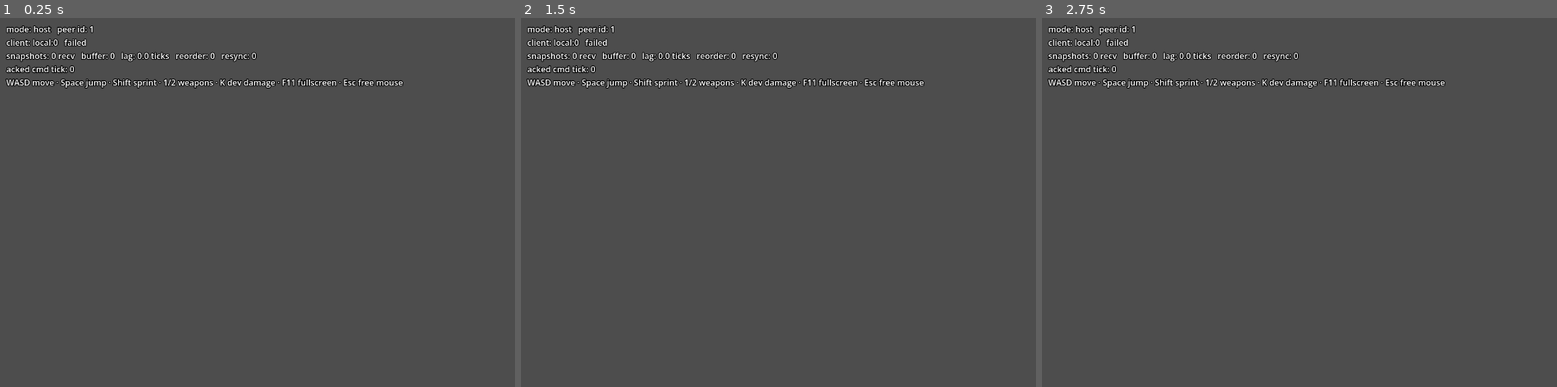
Above: before the commit, frames 1-3 (left to right).
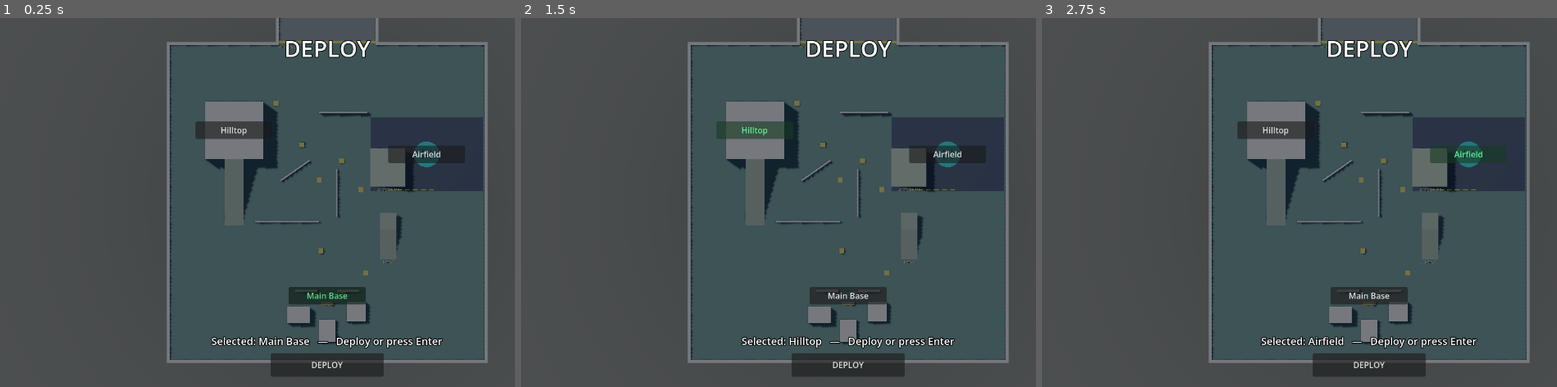
Above: after the commit, the same moments.

Repository: daveaholt/fps_concept_sandbox
Game: Godot game, scene res://levels/sandbox/sandbox.tscn
Two runs of this game, one before a commit and one after it. Both use one fixed random seed, a clock stepped at 60 frames per second and the inputs below.
Inputs (mouse positions are in pixels of both pictures, inside the frame that each line leads up to):
- Up to frame 1 (0.25 s): no input
- Up to frame 2 (1.5 s): click (850, 294) at 0.5 s, where only the run after the commit has a clickable "Main Base"; click (752, 128) at 1.25 s, where only the run after the commit has a clickable "Hilltop"
- Up to frame 3 (2.75 s): click (1469, 154) at 2 s, where only the run after the commit has a clickable "Airfield"

The runs differ from the first frame. In frame 1, 16% of the frame differs, in the area x 1-95%, y 0-98%; in frame 2, 16%; in frame 3, 16%.

Commit message:
M4: deploy map and death loop
The deploy screen is a client UI over request_spawn, per 07: a SubViewport
sharing the main World3D renders the live world through an orthographic camera
looking straight down, and spawn markers are projected onto it each frame with
unproject_position. The viewport idles while the map is closed and only renders
while it is open.

Spawning is now a validated request rather than something the server does on
its own. client_ready marks a peer as loaded and waiting; nothing spawns until
an explicit request arrives, which is what makes the "peer is dead or
undeployed" check meaningful instead of a formality. The server rejects and
logs a spawn while already deployed, an unknown spawn point, and a disabled
one. Soldiers spawn facing their marker's yaw.

Death no longer auto-respawns on a timer. The server releases the entity and
notifies the owning client, which opens the map in its KIA variant; the only
way back into the world is deploying. While alive M opens the same map as
recon with Deploy greyed out, and M or Esc returns with the mouse recaptured.

Bots auto-deploy half a second after the map opens. Without it every headless
test would sit on the deploy screen forever, since nothing clicks Deploy — and
that would have silently disabled the M2 and M3 gates rather than failing them.

The ortho view frames the 200x200 play area rather than the whole footprint.
11 suggested the size should follow the firing range, but including a 500 m
strip would shrink the play area to a sliver and make the spawn screen useless.

Verified: all three markers project onto their world points, the camera is
orthographic and looks straight down, spawn aim matches the marker yaw, and all
three illegal-request paths are rejected with logs. Over the network a bot
deploys, is killed, receives the KIA notification and redeploys, with the
server reporting "awaiting redeploy" rather than respawning by itself. M1, M3,
visibility and input suites all still pass with zero errors.

Diff:
--- a/autoload/game_client.gd
+++ b/autoload/game_client.gd
@@ -32,6 +32,8 @@
 var _log_countdown: float = 1.0
 var _uptime: float = 0.0
 var _peer_id: int = 0
+var deploy_map_open: bool = false
+var was_killed: bool = false
 var _pending_auth: Dictionary = {}
 var _pending_auth_tick: int = 0
 
@@ -80,9 +82,10 @@
 	if not is_active:
 		return
 	if GameServer.is_active:
-		GameServer.deploy(get_peer_id())
+		GameServer.client_ready_local(get_peer_id())
 	elif can_rpc():
 		GameServer.client_ready.rpc_id(1)
+	set_deploy_map(true)
 
 
 func _connect_to(address: String, port: int) -> void:
@@ -304,6 +307,9 @@
 	prediction.clear()
 	if my_entity != null and my_entity.has_method("possess"):
 		my_entity.possess()
+		was_killed = false
+		deploy_map_open = false
+		EventBus.deploy_map_toggled.emit(false)
 		if sampler != null:
 			sampler.capture_mouse()
 	elif sampler != null:
@@ -353,8 +359,60 @@
 
 
 func request_spawn(spawn_point: SpawnPoint) -> void:
-	push_warning("[client] request_spawn(%s) is a stub until M4"
-		% [spawn_point.display_name if spawn_point else "<null>"])
+	if spawn_point == null:
+		return
+	if GameServer.is_active:
+		GameServer.handle_spawn_request(get_peer_id(), spawn_point)
+	elif can_rpc():
+		GameServer.request_spawn_rpc.rpc_id(1, spawn_point.display_name)
+
+
+func request_forged_spawn(spawn_point: SpawnPoint) -> void:
+	if spawn_point == null:
+		return
+	print("[client] sending a deliberately illegal spawn request while alive")
+	if GameServer.is_active:
+		GameServer.handle_spawn_request(get_peer_id(), spawn_point)
+	elif can_rpc():
+		GameServer.request_spawn_rpc.rpc_id(1, spawn_point.display_name)
+
+
+func is_alive() -> bool:
+	return my_entity != null and is_instance_valid(my_entity)
+
+
+@rpc("authority", "call_remote", "reliable")
+func on_killed() -> void:
+	was_killed = true
+	set_my_entity(null)
+	set_deploy_map(true)
+
+
+func set_deploy_map(open: bool) -> void:
+	if open == deploy_map_open:
+		return
+	if not open and not is_alive():
+		return
+	deploy_map_open = open
+	if sampler != null:
+		if open:
+			sampler.release_mouse()
+		else:
+			sampler.capture_mouse()
+	EventBus.deploy_map_toggled.emit(open)
+	if open and NetCli.is_bot():
+		_auto_deploy()
+
+
+func _auto_deploy() -> void:
+	await get_tree().create_timer(0.5).timeout
+	if is_alive() or not is_active:
+		return
+	var points := get_tree().get_nodes_in_group("spawn_points")
+	for point in points:
+		if point is SpawnPoint and point.enabled:
+			request_spawn(point)
+			return
 
 
 func request_enter(vehicle: Node) -> void:
@@ -367,4 +425,4 @@
 
 
 func request_deploy_map(open: bool) -> void:
-	push_warning("[client] request_deploy_map(%s) is a stub until M4" % open)
+	set_deploy_map(open)
--- a/autoload/game_server.gd
+++ b/autoload/game_server.gd
@@ -130,18 +130,51 @@
 
 @rpc("any_peer", "call_remote", "reliable")
 func client_ready() -> void:
-	if not is_active:
-		return
-	deploy(multiplayer.get_remote_sender_id())
-
-
-func deploy(peer_id: int) -> Node:
+	if is_active:
+		client_ready_local(multiplayer.get_remote_sender_id())
+
+
+func client_ready_local(peer_id: int) -> void:
+	print("[server] peer %d is ready and awaiting deployment" % peer_id)
+
+
+func find_spawn_point(display_name: String) -> SpawnPoint:
+	for node in get_tree().get_nodes_in_group("spawn_points"):
+		if node is SpawnPoint and node.display_name == display_name:
+			return node
+	return null
+
+
+@rpc("any_peer", "call_remote", "reliable")
+func request_spawn_rpc(spawn_name: String) -> void:
+	if not is_active:
+		return
+	handle_spawn_request(multiplayer.get_remote_sender_id(), find_spawn_point(spawn_name))
+
+
+func handle_spawn_request(peer: int, spawn_point: SpawnPoint) -> void:
+	if not is_active:
+		return
+	if _possession.has(peer):
+		push_warning("[server] REJECTED spawn from peer %d: already deployed" % peer)
+		return
+	if spawn_point == null:
+		push_warning("[server] REJECTED spawn from peer %d: unknown spawn point" % peer)
+		return
+	if not spawn_point.enabled:
+		push_warning("[server] REJECTED spawn from peer %d: spawn point '%s' is disabled"
+			% [peer, spawn_point.display_name])
+		return
+	deploy(peer, spawn_point)
+
+
+func deploy(peer_id: int, spawn_point: SpawnPoint = null) -> Node:
 	if not is_active or _spawn_root == null:
 		return null
 	if _possession.has(peer_id):
 		return _possession[peer_id]
 
-	var point := _default_spawn
+	var point := spawn_point if spawn_point != null else _default_spawn
 	if point == null:
 		push_error("[server] no spawn point available for peer %d" % peer_id)
 		return null
@@ -160,6 +193,7 @@
 	entity.position = origin
 	_spawn_root.add_child(entity, true)
 	entity.state.position = origin
+	entity.set_spawn_aim(-point.global_transform.basis.z)
 	entity.died.connect(entity_died)
 	entity.fired.connect(_on_entity_fired.bind(peer_id))
 	if ballistics != null:
@@ -281,24 +315,13 @@
 	if not is_active or entity == null:
 		return
 	var peer_id: int = entity.owner_peer
-	print("[server] %s died (peer %d)" % [entity.name, peer_id])
+	print("[server] %s died (peer %d) — awaiting redeploy" % [entity.name, peer_id])
 	_release_peer(peer_id)
 	possession_granted.emit(peer_id, null)
-	_respawn_after_delay(peer_id)
-
-
-func _respawn_after_delay(peer_id: int) -> void:
-	await get_tree().create_timer(RESPAWN_DELAY).timeout
-	if not is_active:
-		return
-	if peer_id != 1 and not multiplayer.get_peers().has(peer_id):
-		return
-	deploy(peer_id)
-
-
-func handle_spawn_request(peer: int, spawn_point: SpawnPoint) -> void:
-	push_warning("[server] handle_spawn_request(peer %d, %s) is a stub until M4"
-		% [peer, spawn_point.display_name if spawn_point else "<null>"])
+	if peer_id == 1:
+		GameClient.on_killed()
+	elif multiplayer.get_peers().has(peer_id):
+		GameClient.on_killed.rpc_id(peer_id)
 
 
 func handle_enter_request(peer: int, vehicle: Node) -> void:
--- a/entities/player/player.gd
+++ b/entities/player/player.gd
@@ -73,6 +73,18 @@
 	if _camera != null:
 		_camera.current = false
 	reset_physics_interpolation()
+
+
+func set_spawn_aim(direction: Vector3) -> void:
+	var flat := Vector3(direction.x, 0.0, direction.z)
+	if flat.length_squared() < 0.000001:
+		flat = Vector3.FORWARD
+	_aim = flat.normalized()
+	_last_command.aim = _aim
+
+
+func get_aim() -> Vector3:
+	return _aim
 
 
 func get_display_name() -> String:
--- a/levels/sandbox/sandbox.tscn
+++ b/levels/sandbox/sandbox.tscn
@@ -22,6 +22,8 @@
 [ext_resource type="PackedScene" path="res://ui/hud/hud.tscn" id="18_tx1dy"]
 [ext_resource type="Script" path="res://systems/ballistics/ballistics_manager.gd" id="19_ia0wb"]
 [ext_resource type="Script" path="res://ui/hud/hud.gd" id="19_p1wtp"]
+[ext_resource type="PackedScene" path="res://ui/deploy_map/deploy_map.tscn" id="22_q0vl7"]
+[ext_resource type="Script" path="res://ui/deploy_map/deploy_map.gd" id="23_2l4r6"]
 
 [sub_resource type="ProceduralSkyMaterial" id="ProceduralSkyMaterial_60cnp"]
 sky_top_color = Color(0.3, 0.46, 0.72, 1)
@@ -1499,6 +1501,13 @@
 mouse_filter = 2
 script = ExtResource("19_p1wtp")
 
+[node name="DeployMap" type="Control" parent="UI" unique_id=1453987663 instance=ExtResource("22_q0vl7")]
+layout_mode = 3
+anchors_preset = 15
+anchor_right = 1.0
+anchor_bottom = 1.0
+script = ExtResource("23_2l4r6")
+
 [node name="TestVehicle" type="Area3D" parent="." unique_id=1749422891 groups=["vehicle_entry"]]
 transform = Transform3D(1, 0, 0, 0, 1, 0, 0, 0, 1, 10, 0, 58)
 collision_layer = 16
--- a/systems/net/input_sampler.gd
+++ b/systems/net/input_sampler.gd
@@ -103,6 +103,8 @@
 
 
 func _bot_command() -> InputCommand:
+	if NetCli.is_bot_suicidal() and tick % 180 == 0:
+		GameClient.request_dev_damage(60.0)
 	var buttons := InputCommand.FIRE if NetCli.is_bot_firing() else 0
 	pitch = 0.25 if NetCli.is_bot_firing() else 0.0
 	if NetCli.is_bot_wall():
--- a/systems/net/net_cli.gd
+++ b/systems/net/net_cli.gd
@@ -41,6 +41,10 @@
 
 static func is_bot_firing() -> bool:
 	return all_args().has("--bot-fire")
+
+
+static func is_bot_suicidal() -> bool:
+	return all_args().has("--bot-suicide")
 
 
 static func is_net_trace() -> bool:
--- /dev/null
+++ b/ui/deploy_map/deploy_map.gd
@@ -0,0 +1,122 @@
+extends Control
+
+const MARKER_SIZE := Vector2(150, 34)
+
+@export var ortho_size: float = 230.0
+@export var camera_height: float = 150.0
+
+var _selected: SpawnPoint = null
+var _markers: Dictionary = {}
+
+@onready var _viewport: SubViewport = $ViewportBox/Viewport
+@onready var _camera: Camera3D = $ViewportBox/Viewport/TopDownCamera
+@onready var _marker_layer: Control = $MarkerLayer
+@onready var _header: Label = $Header
+@onready var _footer: Label = $Footer
+@onready var _deploy_button: Button = $DeployButton
+
+
+func _ready() -> void:
+	visible = false
+	_viewport.world_3d = get_viewport().world_3d
+	_viewport.render_target_update_mode = SubViewport.UPDATE_DISABLED
+	_camera.projection = Camera3D.PROJECTION_ORTHOGONAL
+	_camera.size = ortho_size
+	_camera.position = Vector3(0.0, camera_height, 0.0)
+	_camera.rotation_degrees = Vector3(-90.0, 0.0, 0.0)
+	_camera.current = true
+	_deploy_button.pressed.connect(_on_deploy_pressed)
+	EventBus.deploy_map_toggled.connect(_on_toggled)
+
+
+func _on_toggled(open: bool) -> void:
+	visible = open
+	_viewport.render_target_update_mode = \
+		SubViewport.UPDATE_ALWAYS if open else SubViewport.UPDATE_DISABLED
+	if open:
+		_build_markers()
+		_refresh()
+
+
+func _unhandled_input(event: InputEvent) -> void:
+	if event.is_action_pressed("toggle_deploy_map"):
+		GameClient.request_deploy_map(not GameClient.deploy_map_open)
+		get_viewport().set_input_as_handled()
+	elif event.is_action_pressed("ui_cancel") and GameClient.deploy_map_open:
+		GameClient.request_deploy_map(false)
+		get_viewport().set_input_as_handled()
+	elif event.is_action_pressed("deploy_confirm") and GameClient.deploy_map_open:
+		_on_deploy_pressed()
+		get_viewport().set_input_as_handled()
+
+
+func _build_markers() -> void:
+	for child in _marker_layer.get_children():
+		child.queue_free()
+	_markers.clear()
+
+	for node in get_tree().get_nodes_in_group("spawn_points"):
+		if not node is SpawnPoint:
+			continue
+		var point: SpawnPoint = node
+		var button := Button.new()
+		button.text = point.display_name
+		button.custom_minimum_size = MARKER_SIZE
+		button.size = MARKER_SIZE
+		button.disabled = not point.enabled
+		button.pressed.connect(_on_marker_pressed.bind(point))
+		_marker_layer.add_child(button)
+		_markers[point] = button
+
+	if _selected == null or not _markers.has(_selected):
+		_selected = _markers.keys()[0] if not _markers.is_empty() else null
+
+
+func _on_marker_pressed(point: SpawnPoint) -> void:
+	_selected = point
+	_refresh()
+
+
+func _on_deploy_pressed() -> void:
+	if GameClient.is_alive() or _selected == null:
+		return
+	GameClient.request_spawn(_selected)
+
+
+func _process(_delta: float) -> void:
+	if not visible:
+		return
+	_project_markers()
+	_refresh()
+
+
+func _project_markers() -> void:
+	var view_size := _viewport.size
+	if view_size.x <= 0 or view_size.y <= 0:
+		return
+	var scale := _marker_layer.size / Vector2(view_size)
+
+	for point in _markers:
+		if not is_instance_valid(point):
+			continue
+		var projected := _camera.unproject_position(point.global_position)
+		var button: Button = _markers[point]
+		button.position = projected * scale - button.size * 0.5
+
+
+func _refresh() -> void:
+	var alive := GameClient.is_alive()
+	_header.text = "KILLED IN ACTION" if GameClient.was_killed else "DEPLOY"
+	_header.modulate = Color(1, 0.45, 0.4) if GameClient.was_killed else Color(1, 1, 1)
+
+	_deploy_button.disabled = alive or _selected == null
+	if alive:
+		_footer.text = "Recon — deploying while alive is disabled.  M or Esc to return."
+	elif _selected != null:
+		_footer.text = "Selected: %s   —   Deploy or press Enter" % _selected.display_name
+	else:
+		_footer.text = "No spawn point available."
+
+	for point in _markers:
+		var button: Button = _markers[point]
+		button.modulate = Color(0.4, 1.0, 0.6) if point == _selected else Color(1, 1, 1)
--- /dev/null
+++ b/ui/deploy_map/deploy_map.tscn
@@ -0,0 +1,77 @@
+[gd_scene format=3]
+
+[ext_resource type="Script" path="res://ui/deploy_map/deploy_map.gd" id="1_xfjkj"]
+
+[node name="DeployMap" type="Control" unique_id=1453987663]
+layout_mode = 3
+anchors_preset = 0
+anchor_right = 1.0
+anchor_bottom = 1.0
+script = ExtResource("1_xfjkj")
+
+[node name="ViewportBox" type="SubViewportContainer" parent="." unique_id=1633513219]
+layout_mode = 0
+anchor_right = 1.0
+anchor_bottom = 1.0
+mouse_filter = 2
+stretch = true
+
+[node name="Viewport" type="SubViewport" parent="ViewportBox" unique_id=546997373]
+handle_input_locally = false
+size = Vector2i(1280, 720)
+
+[node name="TopDownCamera" type="Camera3D" parent="ViewportBox/Viewport" unique_id=1847902548]
+transform = Transform3D(1, 0, 0, 0, -4.371139e-08, 1, 0, -1, -4.371139e-08, 0, 150, 0)
+projection = 1
+size = 230.0
+far = 400.0
+
+[node name="Dim" type="ColorRect" parent="." unique_id=1146233567]
+layout_mode = 0
+anchor_right = 1.0
+anchor_bottom = 1.0
+mouse_filter = 2
+color = Color(0.02, 0.04, 0.07, 0.55)
+
+[node name="MarkerLayer" type="Control" parent="." unique_id=58247590]
+anchors_preset = 0
+anchor_right = 1.0
+anchor_bottom = 1.0
+mouse_filter = 2
+
+[node name="Header" type="Label" parent="." unique_id=212256600]
+layout_mode = 0
+anchor_right = 1.0
+offset_top = 28.0
+offset_bottom = 90.0
+theme_override_font_sizes/font_size = 44
+theme_override_colors/font_color = Color(1, 1, 1, 1)
+theme_override_colors/font_outline_color = Color(0, 0, 0, 1)
+theme_override_constants/outline_size = 6
+text = "DEPLOY"
+horizontal_alignment = 1
+
+[node name="Footer" type="Label" parent="." unique_id=2033364129]
+layout_mode = 0
+anchor_top = 1.0
+anchor_right = 1.0
+anchor_bottom = 1.0
+offset_top = -104.0
+offset_bottom = -74.0
+theme_override_font_sizes/font_size = 20
+theme_override_colors/font_color = Color(1, 1, 1, 1)
+theme_override_colors/font_outline_color = Color(0, 0, 0, 1)
+theme_override_constants/outline_size = 6
+horizontal_alignment = 1
+
+[node name="DeployButton" type="Button" parent="." unique_id=877297457]
+layout_mode = 0
+anchor_left = 0.5
+anchor_top = 1.0
+anchor_right = 0.5
+anchor_bottom = 1.0
+offset_left = -110.0
+offset_top = -66.0
+offset_right = 110.0
+offset_bottom = -20.0
+text = "DEPLOY"
Not shown, added: ui/deploy_map/deploy_map.gd.uid
Not shown, changed: README.md
Not shown, changed: docs/07_deploy_map.md
Not shown, changed: docs/conventions.md
